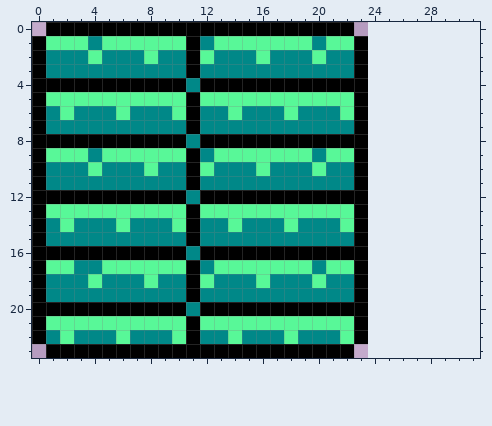
Pixel-art file -- assets/sprites/ase/aqua_jade_brick.ase. Above is the file before it was changed.
24x24 pixels, 1 frame. The old version is drawn lined up with the new one, on the new canvas.
After the commit:
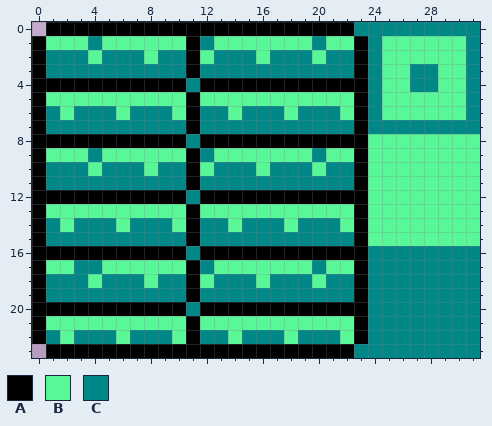
Palette (. is transparent): A #000000  B #58f898  C #008888
Edits made:
canvas 24x24 -> 32x24
y 0: x 23..31 ......... -> CCCCCCCCC
y 1..2: x 24..31 ........ -> CBBBBBBC
y 3..4: x 24..31 ........ -> CBBCCBBC
y 5..6: x 24..31 ........ -> CBBBBBBC
y 7: x 24..31 ........ -> CCCCCCCC
y 8..15: x 24..31 ........ -> BBBBBBBB
y 16..22: x 24..31 ........ -> CCCCCCCC
y 23: x 23..31 ......... -> CCCCCCCCC
